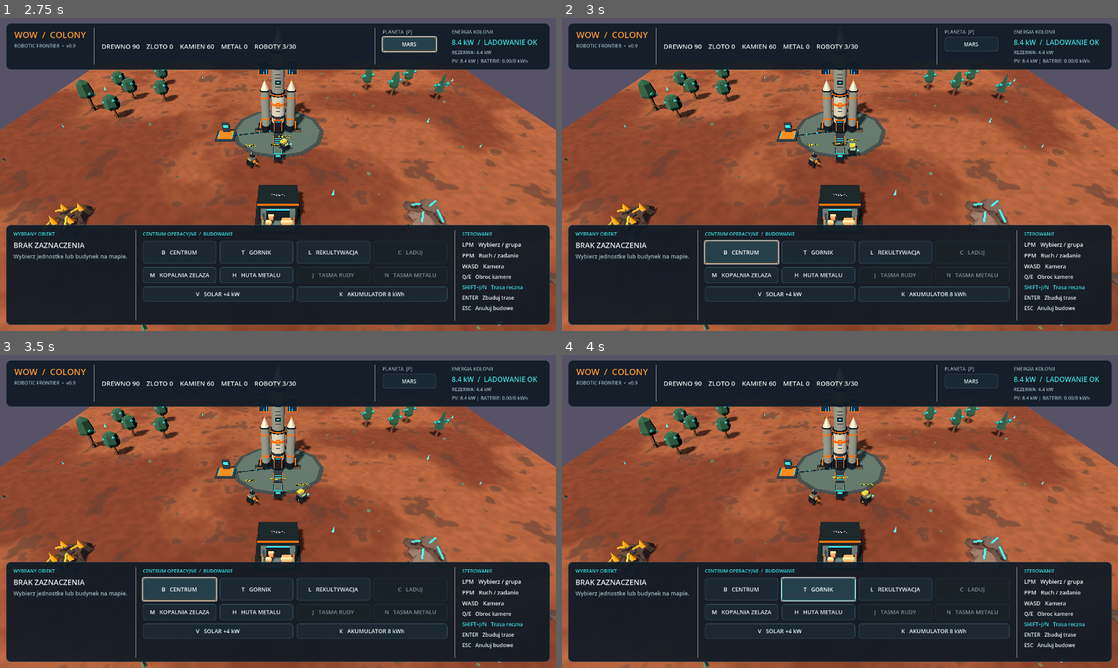
Above: before the commit, frames 1-4 (two rows, left to right).
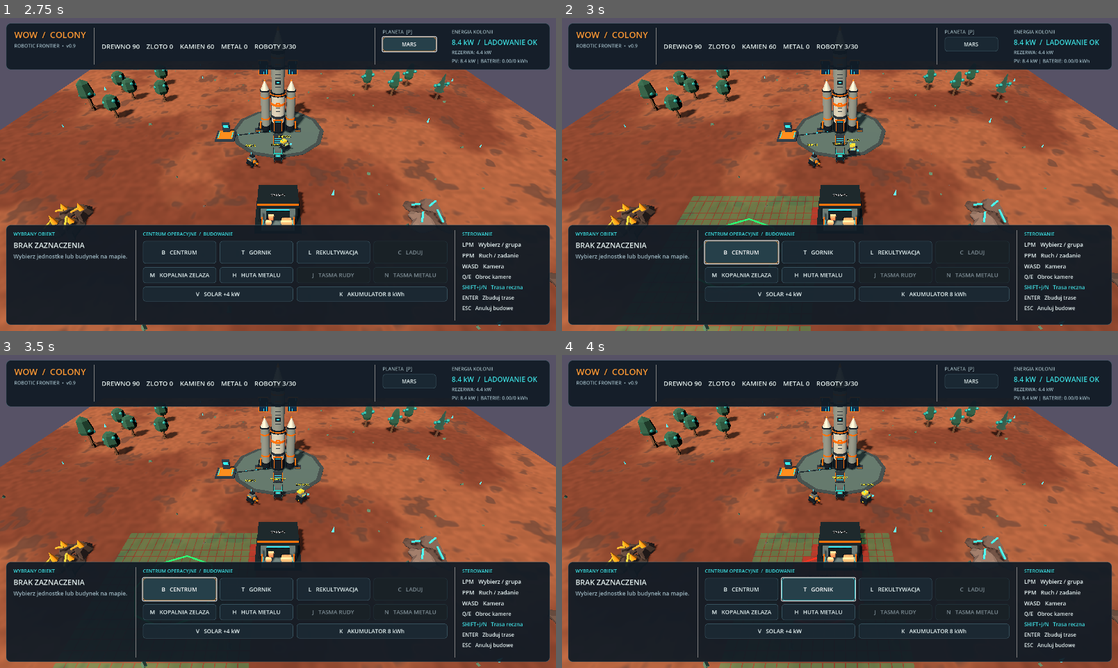
Above: after the commit, the same moments.

Repository: serafin1367/wow
Game: Godot game, scene res://scenes/main.tscn
Two runs of this game, one before a commit and one after it. Both use one fixed random seed, a clock stepped at 60 frames per second and the inputs below.
Inputs:
- Up to frame 1 (2.75 s): click "MARS" at 0.5 s; click "ZIEMIA" at 1.25 s; click "KEPLER" at 2 s
- Up to frame 2 (3 s): click "B CENTRUM" at 2.75 s
- Up to frame 3 (3.5 s): no input
- Up to frame 4 (4 s): click "T GORNIK" at 3.5 s

Frame 1 is identical in both runs. In frame 2, 2.3% of the frame differs, in the area x 9-47%, y 56-100%; in frame 3, 2.3%; in frame 4, 1.8%.

Commit message:
feat: shared building footprint validator and mouse-local green/red build grid

Diff:
--- a/scripts/main.gd
+++ b/scripts/main.gd
@@ -20,6 +20,7 @@
 const SOLAR_SCRIPT = preload("res://scripts/solar_array.gd")
 const BATTERY_SCRIPT = preload("res://scripts/battery_bank.gd")
 const POWER_CABLE_SCRIPT = preload("res://scripts/power_cable.gd")
+const BUILD_PREVIEW_SCRIPT = preload("res://scripts/build_placement_preview.gd")
 const START_PLANET = "Mars"
 const LANDER_POSITION: Vector3 = Vector3(0.0, 0.0, -12.0)
 const CHARGER_POSITION: Vector3 = Vector3(-9.0, 0.0, -10.0)
@@ -83,6 +84,8 @@
 var grid_generation_kw: float = 0.0
 var grid_consumption_kw: float = 0.0
 var battery_draw_kw: float = 0.0
+var build_preview = null
+var preview_elapsed: float = 0.0
 
 
 func _ready() -> void:
@@ -95,6 +98,7 @@
 	_create_workers()
 	_create_camera()
 	_create_hud()
+	_create_build_preview()
 	_create_training_timer()
 
 
@@ -397,6 +401,164 @@
 	_set_status("Podglad biomu: %s. To zmiana wygladu mapy, bez teleportacji." % planet_name)
 
 
+func _create_build_preview() -> void:
+	build_preview = BUILD_PREVIEW_SCRIPT.new()
+	add_child(build_preview)
+
+
+func _active_build_kind() -> String:
+	if energy_build_kind != "":
+		return energy_build_kind
+	if mine_build_mode:
+		return "mine"
+	if smelter_build_mode:
+		return "smelter"
+	if build_mode:
+		return "center"
+	if forester_build_mode:
+		return "forester"
+	return ""
+
+
+func _build_radius(kind: String) -> float:
+	match kind:
+		"mine":
+			return MINE_SCRIPT.CLEARANCE_RADIUS
+		"smelter":
+			return SMELTER_RADIUS
+		"center":
+			return TOWN_HALL_RADIUS
+		"forester":
+			return FORESTER_RADIUS
+		"solar":
+			return SOLAR_SCRIPT.CLEARANCE_RADIUS
+		"battery":
+			return BATTERY_SCRIPT.CLEARANCE_RADIUS
+	return 0.0
+
+
+func _mine_resource():
+	var resource = get_node_or_null("IronOreDeposit")
+	if not is_instance_valid(resource) or resource == null or resource.remaining <= 0 or factory_mine != null:
+		return null
+	return resource
+
+
+func _build_site_at_mouse(screen_position: Vector2, kind: String) -> Dictionary:
+	var ground_hit: Dictionary = _raycast(screen_position, 1)
+	if ground_hit.is_empty():
+		return {}
+	var point: Vector3 = ground_hit["position"]
+	var site := Vector3(roundf(point.x), 0.0, roundf(point.z))
+	if kind == "mine":
+		var source = _mine_resource()
+		if source == null:
+			return {}
+		var resource_hit: Dictionary = _raycast(screen_position, 4)
+		if resource_hit.has("collider") and resource_hit["collider"] == source:
+			site = source.global_position
+		elif _ground_distance(point, source.global_position) <= source.clearance_radius:
+			site = source.global_position
+	return {"site": site}
+
+
+func _build_grid_cell_free(cell: Vector2i, kind: String = "") -> bool:
+	# Ta sama siatka przeszkod, z ktorej korzystaja roboty. Zloze zelaza
+	# moze zostac zajete WYLACZNIE przez kopalnie.
+	if abs(cell.x) > 43 or abs(cell.y) > 43:
+		return false
+	var count: int = int(navigation.obstacle_counts.get(cell, 0))
+	if kind == "mine":
+		var source = _mine_resource()
+		if source != null:
+			var coords := Vector2(float(cell.x), float(cell.y))
+			var ore_center := Vector2(source.global_position.x, source.global_position.z)
+			if coords.distance_squared_to(ore_center) <= source.clearance_radius * source.clearance_radius:
+				count -= 1
+	return count <= 0
+
+
+func _can_place_structure_at(site: Vector3, kind: String) -> bool:
+	var radius: float = _build_radius(kind)
+	if radius <= 0.0:
+		return false
+	if absf(site.x) + radius > 43.0 or absf(site.z) + radius > 43.0:
+		return false
+	if kind == "mine":
+		var source = _mine_resource()
+		if source == null or _ground_distance(site, source.global_position) > 0.1:
+			return false
+	if kind == "smelter" and factory_smelter != null:
+		return false
+	if kind == "center" and town_hall != null:
+		return false
+	if kind == "forester" and foresters.size() >= MAX_FORESTERS:
+		return false
+	if kind == "solar" and solar_arrays.size() >= MAX_SOLAR_ARRAYS:
+		return false
+	if kind == "battery" and battery_banks.size() >= MAX_BATTERIES:
+		return false
+	# Badamy caly obrys budynku, nie tylko pole pod kursorem.
+	for x in range(floori(site.x - radius), ceili(site.x + radius) + 1):
+		for z in range(floori(site.z - radius), ceili(site.z + radius) + 1):
+			if Vector2(float(x), float(z)).distance_squared_to(Vector2(site.x, site.z)) <= radius * radius:
+				if not _build_grid_cell_free(Vector2i(x, z), kind):
+					return false
+	# Dodatkowo sprawdzamy realne polozenie budynkow i zrodel
+	# (okragi na siatce A* sa dyskretne, wiec moglyby zostawic szczeliny).
+	var reserved: Array[Dictionary] = [
+		{"node": landing_rocket, "radius": 4.2},
+		{"node": charging_pad, "radius": CHARGER_SCRIPT.CLEARANCE_RADIUS},
+		{"node": get_node_or_null("Stockpile"), "radius": DEPOT_BLOCK_RADIUS},
+		{"node": town_hall, "radius": TOWN_HALL_RADIUS},
+		{"node": factory_mine, "radius": MINE_SCRIPT.CLEARANCE_RADIUS},
+		{"node": factory_smelter, "radius": SMELTER_RADIUS}
+	]
+	for hut in foresters:
+		reserved.append({"node": hut, "radius": FORESTER_RADIUS})
+	for solar in solar_arrays:
+		reserved.append({"node": solar, "radius": SOLAR_SCRIPT.CLEARANCE_RADIUS})
+	for bank in battery_banks:
+		reserved.append({"node": bank, "radius": BATTERY_SCRIPT.CLEARANCE_RADIUS})
+	for resource in get_tree().get_nodes_in_group("resource_nodes"):
+		if kind == "mine" and resource == _mine_resource():
+			continue
+		if resource.remaining > 0 or resource.is_sapling:
+			reserved.append({"node": resource, "radius": resource.clearance_radius})
+	for occupied in reserved:
+		var node = occupied["node"]
+		if is_instance_valid(node) and node != null:
+			if _ground_distance(site, node.global_position) < radius + float(occupied["radius"]) + 0.25:
+				return false
+	for worker in workers:
+		if is_instance_valid(worker) and _ground_distance(site, worker.global_position) < radius + 1.0:
+			return false
+	return true
+
+
+func _update_build_preview(delta: float) -> void:
+	if build_preview == null:
+		return
+	var kind: String = _active_build_kind()
+	if kind == "":
+		build_preview.clear()
+		preview_elapsed = 0.0
+		return
+	preview_elapsed += delta
+	if preview_elapsed < 0.12:
+		return
+	preview_elapsed = 0.0
+	var hit: Dictionary = _build_site_at_mouse(get_viewport().get_mouse_position(), kind)
+	if hit.is_empty():
+		build_preview.clear()
+		return
+	var site: Vector3 = hit["site"]
+	build_preview.update_area(
+		site, _build_radius(kind), _can_place_structure_at(site, kind),
+		Callable(self, "_build_grid_cell_free").bind(kind)
+	)
+
+
 func _cancel_build_modes() -> void:
 	energy_build_kind = ""
 	_cancel_manual_conveyor()
@@ -897,6 +1059,7 @@
 
 
 func _process(delta: float) -> void:
+	_update_build_preview(delta)
 	hud_elapsed += delta
 	if hud_elapsed >= 0.25:
 		var elapsed_energy: float = hud_elapsed
